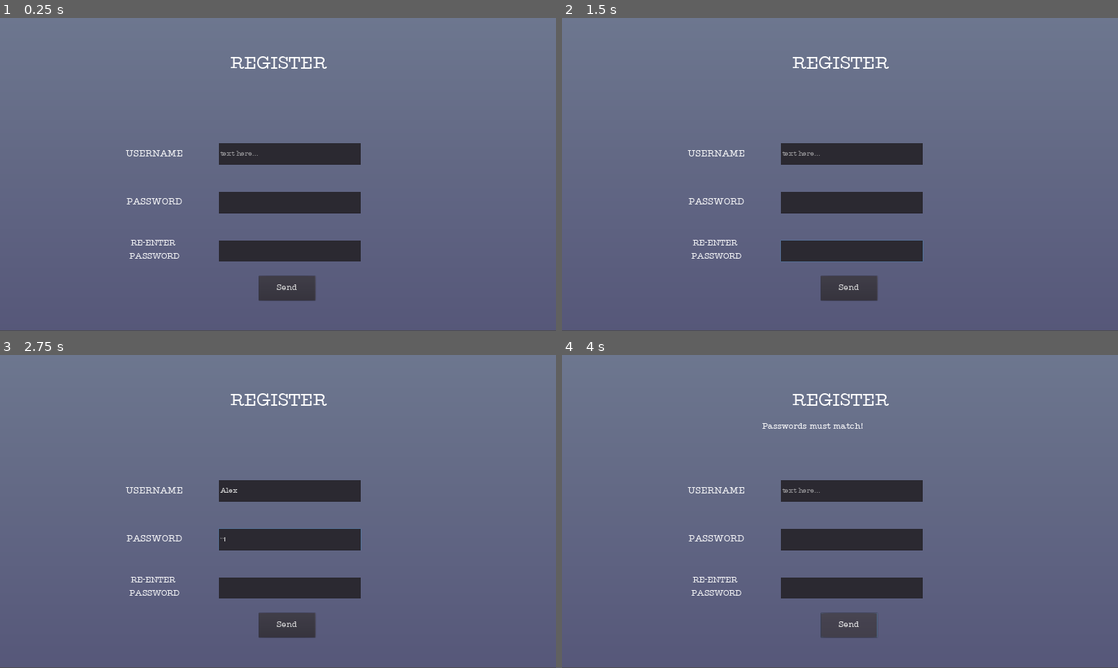
Above: before the commit, frames 1-4 (two rows, left to right).
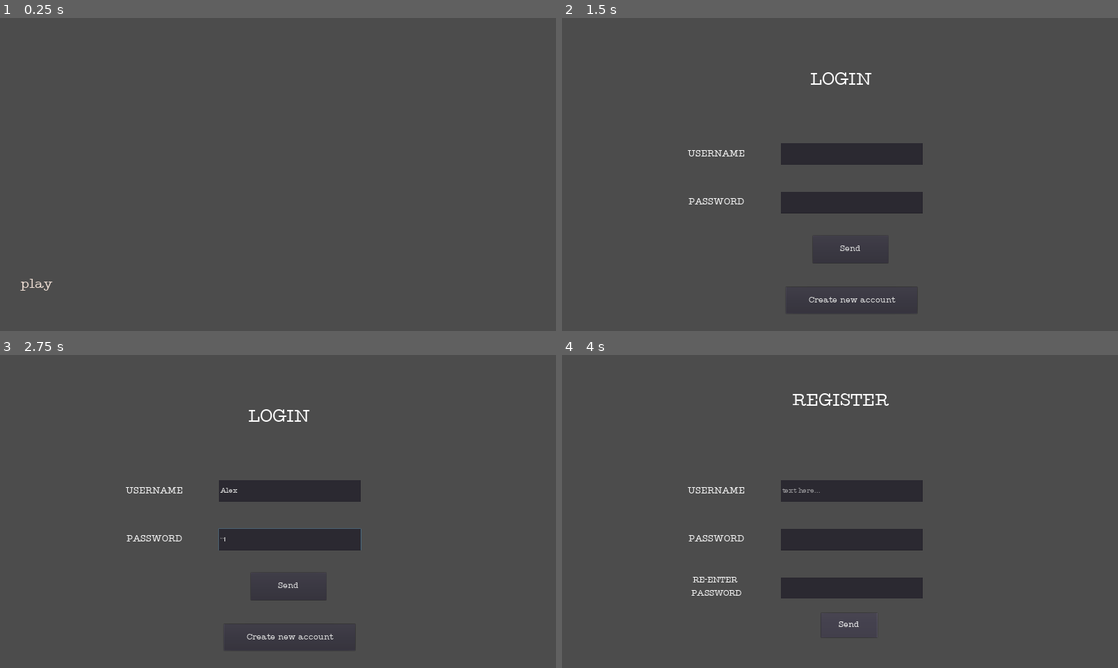
Above: after the commit, the same moments.

Repository: se-rai-na/HPCN-Game
Game: Godot game, scene res://scenes/Main.tscn
Two runs of this game, one before a commit and one after it. Both use one fixed random seed, a clock stepped at 60 frames per second and the inputs below.
Inputs (mouse positions are in pixels of both pictures, inside the frame that each line leads up to):
- Up to frame 1 (0.25 s): no input
- Up to frame 2 (1.5 s): click (851, 249) at 0.5 s, where only the run before the commit has a clickable "Send"; click "play" at 1.25 s
- Up to frame 3 (2.75 s): click (289, 489) at 2.02 s; type "Alex" at 2.1 s; click (289, 539) at 2.25 s; type "12" at 2.33 s
- Up to frame 4 (4 s): click (600, 621) at 2.75 s, where only the run before the commit has a clickable "play"; click "Create new account" at 3.5 s

The runs differ from the first frame. In frame 1, 99% of the frame differs, in the area x 0-100%, y 0-100%; in frame 2, 95%; in frame 3, 94%; in frame 4, 93%.
Error before the commit: Invalid get index 'write' (on base: 'GDScriptNativeClass'). (res://scenes/Register.gd:70)

Commit message:
Connect create new account button in login to the register scene

Diff:
--- a/Network/scenes/Login.gd
+++ b/Network/scenes/Login.gd
@@ -1,13 +1,16 @@
+#Seraina Burge
+#March 2023
+#Login script
+
 extends Node
-
 # Declare variables for our two line edit nodes
 var usernameInput
 var passwordInput
 
 signal logged_in
+signal register
 
-func _ready():
-	print("Scene started")
+
 
 func check_login():
 	print("check_login called")
@@ -50,14 +53,37 @@
 	#passwordInput.connect("text_entered", self, "check_login")
 	check_login()
 	#if log in is correct
+	#hide login nodes
+	hide()
+	#signal logged in
 	emit_signal("logged_in")
 
 
+
+#emits signal to register script when user creates new account
 func _on_newAccount_pressed():
-	add_child(load("res://scenes/Register.tscn").instance())
+	#emit signal to get the register scen
+	emit_signal("register")
+	#hide login elements
+	hide()
 
+func _on_StartScreen_play_pressed():
+	print("Login screen")
+	$login.show()
+	$newAccount.show()
+	$userName.show()
+	$usernameInput.show()
+	$password.show()
+	$passwordInput.show()
+	$loginSuccess.show()
+	$send.show()
 
-
-
-func display():
-	pass # Replace with function body.
+func hide():
+	$login.hide()
+	$newAccount.hide()
+	$userName.hide()
+	$usernameInput.hide()
+	$password.hide()
+	$passwordInput.hide()
+	$loginSuccess.hide()
+	$send.hide()
--- a/Network/scenes/Login.tscn
+++ b/Network/scenes/Login.tscn
@@ -1,7 +1,6 @@
-[gd_scene load_steps=11 format=2]
+[gd_scene load_steps=10 format=2]
 
 [ext_resource path="res://resources/Type Machine.ttf" type="DynamicFontData" id=1]
-[ext_resource path="res://images/background.png" type="Texture" id=2]
 [ext_resource path="res://scenes/Login.gd" type="Script" id=3]
 
 [sub_resource type="DynamicFont" id=7]
@@ -32,19 +31,11 @@
 size = 30
 font_data = ExtResource( 1 )
 
-[node name="Control" type="Control"]
-anchor_right = 1.0
-anchor_bottom = 1.0
+[node name="Control" type="Node"]
 script = ExtResource( 3 )
 
-[node name="TextureRect" type="TextureRect" parent="."]
-anchor_right = 1.0
-anchor_bottom = 1.0
-margin_top = -25.0
-margin_bottom = -25.0
-texture = ExtResource( 2 )
-
 [node name="newAccount" type="Button" parent="."]
+visible = false
 anchor_right = 1.0
 anchor_bottom = 1.0
 margin_left = 773.0
@@ -55,6 +46,7 @@
 text = "Create new account"
 
 [node name="login" type="Label" parent="."]
+visible = false
 anchor_right = 1.0
 anchor_bottom = 1.0
 margin_left = 3.0
@@ -69,6 +61,7 @@
 uppercase = true
 
 [node name="userName" type="Label" parent="."]
+visible = false
 anchor_right = 1.0
 anchor_bottom = 1.0
 margin_left = 375.0
@@ -83,6 +76,7 @@
 uppercase = true
 
 [node name="usernameInput" type="LineEdit" parent="."]
+visible = false
 anchor_right = 1.0
 anchor_bottom = 1.0
 margin_left = 755.0
@@ -90,8 +84,11 @@
 margin_right = -674.0
 margin_bottom = -573.0
 custom_fonts/font = SubResource( 4 )
+caret_blink = true
+caret_blink_speed = 0.5
 
 [node name="password" type="Label" parent="."]
+visible = false
 anchor_right = 1.0
 anchor_bottom = 1.0
 margin_left = 375.0
@@ -106,6 +103,7 @@
 uppercase = true
 
 [node name="passwordInput" type="LineEdit" parent="."]
+visible = false
 anchor_right = 1.0
 anchor_bottom = 1.0
 margin_left = 755.0
@@ -113,8 +111,11 @@
 margin_right = -674.0
 margin_bottom = -406.0
 secret = true
+caret_blink = true
+caret_blink_speed = 0.5
 
 [node name="loginSuccess" type="Label" parent="."]
+visible = false
 anchor_right = 1.0
 anchor_bottom = 1.0
 margin_left = 487.0
@@ -124,6 +125,7 @@
 custom_fonts/font = SubResource( 5 )
 
 [node name="send" type="Button" parent="."]
+visible = false
 anchor_right = 1.0
 anchor_bottom = 1.0
 margin_left = 866.0
--- a/Network/scenes/Main.gd
+++ b/Network/scenes/Main.gd
@@ -19,7 +19,6 @@
 var active_8 = false
 var active_9 = false
 var active_10 = false
-
 #level functions
 #each one is connected to the respective function from the LevelSelectionScreen node
 #the pause screen is enabled to allow the user to pause the game while within a level
--- a/Network/scenes/Main.tscn
+++ b/Network/scenes/Main.tscn
@@ -11,7 +11,12 @@
 [node name="Main" type="Node"]
 script = ExtResource( 5 )
 
+[node name="Login" parent="." instance=ExtResource( 2 )]
+
+[node name="Register" parent="." instance=ExtResource( 7 )]
+
 [node name="background" type="TextureRect" parent="."]
+visible = false
 anchor_right = 1.0
 anchor_bottom = 0.998
 margin_left = 2.0
@@ -25,13 +30,12 @@
 [node name="LevelSelectionScreen" parent="." instance=ExtResource( 3 )]
 
 [node name="PauseScreen" parent="." instance=ExtResource( 6 )]
-
-[node name="Login" parent="." instance=ExtResource( 2 )]
-
-[node name="Register" parent="." instance=ExtResource( 7 )]
+visible = false
 
 [connection signal="level" from="." to="LevelSelectionScreen" method="display"]
-[connection signal="play_pressed" from="StartScreen" to="Login" method="display"]
+[connection signal="logged_in" from="Login" to="LevelSelectionScreen" method="_on_Login_logged_in"]
+[connection signal="register" from="Login" to="Register" method="_on_Login_register"]
+[connection signal="play_pressed" from="StartScreen" to="Login" method="_on_StartScreen_play_pressed"]
 [connection signal="back_pressed" from="LevelSelectionScreen" to="StartScreen" method="_ready"]
 [connection signal="eight_pressed" from="LevelSelectionScreen" to="." method="level_8"]
 [connection signal="five_pressed" from="LevelSelectionScreen" to="." method="level_5"]
@@ -44,4 +48,3 @@
 [connection signal="three_pressed" from="LevelSelectionScreen" to="." method="level_3"]
 [connection signal="two_pressed" from="LevelSelectionScreen" to="." method="level_2"]
 [connection signal="exit_pause" from="PauseScreen" to="." method="_on_PauseScreen_exit_pause"]
-[connection signal="logged_in" from="Login" to="LevelSelectionScreen" method="_on_Login_logged_in"]
--- a/Network/scenes/Register.gd
+++ b/Network/scenes/Register.gd
@@ -1,21 +1,19 @@
-extends Control
+#Seraina Burge
+#March 2023
+#Register script
+
+extends Node
 
 var usernameInput
 var passwordInput
 var pwdInput
-# Declare member variables here. Examples:
-# var a = 2
-# var b = "text"
+
+signal log_in
+
+# Called when the node enters the scene tree for the first time.
 
 
-# Called when the node enters the scene tree for the first time.
-func _ready():
-	print("start")
-
-
-# Called every frame. 'delta' is the elapsed time since the previous frame.
-#func _process(delta):
-#	pass
+#checks if the two password entries match
 func check_password():
 	print("check password")
 	if passwordInput == pwdInput:
@@ -24,7 +22,7 @@
 		$message.text = "Passwords must match!"
 		clearUserInput()
 		return
-
+#checks if the username already exists
 func check_username():
 	var file = File.new()
 	if file.open("res://game_data/user_database.json", File.READ) != OK:
@@ -38,16 +36,20 @@
 	if credentials.has(usernameInput):
 		$message.text = "Username is taken."
 		clearUserInput()
-
+#gets the user input when the user clicks send
 func _on_Button_pressed():
 	print("BUTTON PRESSED")
 	usernameInput = $userNameInput.get_text()
 	passwordInput = $passwordInput.get_text()
 	pwdInput = $passwordAgainInput.get_text()
+	#check password
 	check_password()
-	#if both username and password are valid
+	#if both username and password are valid creates a new file for the suer data
 	newUserFile()
+	#add user with username and password to the user database file
 	addUserDatabase()
+	#when everything is done, user is asked to log into account
+	emit_signal("log_in")
 
 #Creates a new JSON file for the user to save users fame data
 func newUserFile():
@@ -85,3 +87,15 @@
 	$userNameInput.clear()
 	$passwordInput.clear()
 	$passwordAgainInput.clear()
+
+#show all the nodes when
+func _on_Login_register():
+	$message.show()
+	$register.show()
+	$userNameInput.show()
+	$userName.show()
+	$passwordInput.show()
+	$password.show()
+	$passwordAgain.show()
+	$passwordAgainInput.show()
+	$send.show()
--- a/Network/scenes/Register.tscn
+++ b/Network/scenes/Register.tscn
@@ -1,6 +1,5 @@
-[gd_scene load_steps=11 format=2]
+[gd_scene load_steps=10 format=2]
 
-[ext_resource path="res://images/background.png" type="Texture" id=1]
 [ext_resource path="res://resources/Type Machine.ttf" type="DynamicFontData" id=2]
 [ext_resource path="res://scenes/Register.gd" type="Script" id=3]
 
@@ -32,22 +31,11 @@
 size = 30
 font_data = ExtResource( 2 )
 
-[node name="Control" type="Control"]
-anchor_right = 1.0
-anchor_bottom = 1.0
+[node name="Control" type="Node"]
 script = ExtResource( 3 )
 
-[node name="TextureRect" type="TextureRect" parent="."]
-anchor_left = -0.001
-anchor_right = 0.999
-anchor_bottom = 0.998
-margin_left = 2.92
-margin_top = -2.0
-margin_right = 2.91992
-margin_bottom = 0.159912
-texture = ExtResource( 1 )
-
 [node name="message" type="Label" parent="."]
+visible = false
 anchor_right = 1.0
 anchor_bottom = 1.0
 margin_left = 692.0
@@ -57,6 +45,7 @@
 custom_fonts/font = SubResource( 7 )
 
 [node name="register" type="Label" parent="."]
+visible = false
 anchor_right = 1.0
 anchor_bottom = 1.0
 margin_left = 3.0
@@ -70,6 +59,7 @@
 uppercase = true
 
 [node name="userNameInput" type="LineEdit" parent="."]
+visible = false
 anchor_right = 1.0
 anchor_bottom = 1.0
 margin_left = 755.0
@@ -79,8 +69,11 @@
 rect_pivot_offset = Vector2( 106, 209 )
 custom_fonts/font = SubResource( 5 )
 placeholder_text = "text here..."
+caret_blink = true
+caret_blink_speed = 0.5
 
 [node name="userName" type="Label" parent="."]
+visible = false
 anchor_right = 1.0
 anchor_bottom = 1.0
 margin_left = 375.0
@@ -95,6 +88,7 @@
 uppercase = true
 
 [node name="passwordInput" type="LineEdit" parent="."]
+visible = false
 anchor_right = 1.0
 anchor_bottom = 1.0
 margin_left = 755.0
@@ -102,8 +96,11 @@
 margin_right = -674.0
 margin_bottom = -406.0
 secret = true
+caret_blink = true
+caret_blink_speed = 0.5
 
 [node name="password" type="Label" parent="."]
+visible = false
 anchor_right = 1.0
 anchor_bottom = 1.0
 margin_left = 375.0
@@ -118,6 +115,7 @@
 uppercase = true
 
 [node name="passwordAgainInput" type="LineEdit" parent="."]
+visible = false
 anchor_right = 1.0
 anchor_bottom = 1.0
 margin_left = 755.0
@@ -125,8 +123,11 @@
 margin_right = -674.0
 margin_bottom = -239.0
 secret = true
+caret_blink = true
+caret_blink_speed = 0.5
 
 [node name="passwordAgain" type="Label" parent="."]
+visible = false
 anchor_right = 1.0
 anchor_bottom = 1.0
 margin_left = 375.0
@@ -141,6 +142,7 @@
 uppercase = true
 
 [node name="send" type="Button" parent="."]
+visible = false
 anchor_right = 1.0
 anchor_bottom = 1.0
 margin_left = 894.0
Empty file added: Network/game_data/user_data/kj.json
Not shown: 1 places in Network/scenes/StartScreen.tscn that only renumber resources
Not shown, added: Network/game_data/user_data/.json
